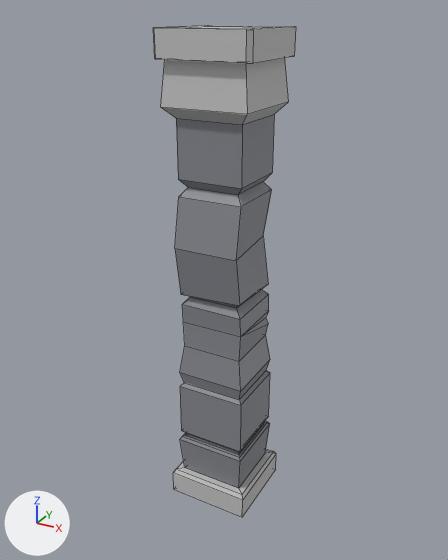
One commit to the FBX model Assets/Models/column.fbx: the scene before it, then after it.
The view is the same before and after, from a 50 mm camera at (1.58, -2.89, 2.9) aimed at (-0.02, 0.02, 1.45). Lighting does not change. The marker at lower left points along +X, +Y and +Z. Mesh edges are drawn as thin lines. Where no turn or scale is listed for an object, it has been applied to the vertices.

Objects in the first picture: 'column'.
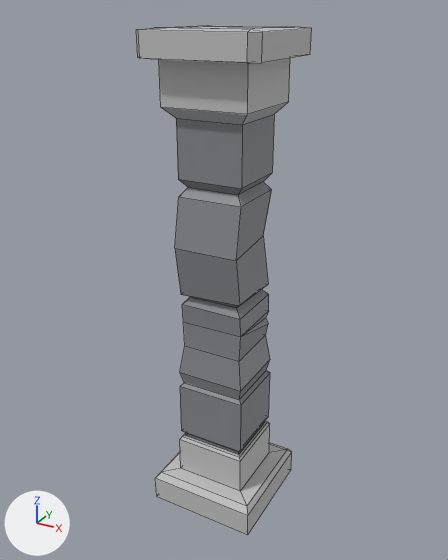
The edits, one by one:
me_mesh is used by ob_column; location (0.0, 0.0, 0.0).
me_mesh had 142 vertices, 138 faces and spanned x -0.27..0.27, y -0.26..0.26, z 0.0..2.81.
me_mesh now has 142 vertices, 138 faces and spans x -0.33..0.33, y -0.33..0.33, z -0.03..2.81.
me_mesh part 1: 20 of 142 vertices moved; they spanned x -0.27..0.27, y -0.26..0.26, z 2.67..2.81 and now span x -0.33..0.33, y -0.33..0.33, z 2.67..2.8; mean shift (0.0, 0.0, 0.0); largest move (0.24, -0.26, 2.67) -> (0.29, -0.33, 2.68).
Part 2, on me_mesh:
Vertex 16 of me_mesh moves from (-0.2, 0.19, 0.16) to (-0.22, 0.21, 0.16).
Vertex 18 of me_mesh moves from (0.2, 0.19, 0.16) at pixel (265, 452) to (0.22, 0.21, 0.16) at pixel (269, 452).
Vertex 22 of me_mesh moves from (0.2, -0.19, 0.16) at pixel (238, 488) to (0.22, -0.21, 0.16) at pixel (240, 491).
Vertex 23 of me_mesh moves from (-0.2, -0.19, 0.16) at pixel (184, 467) to (-0.22, -0.21, 0.16) at pixel (180, 468).
Vertex 24 of me_mesh moves from (-0.25, 0.25, 0.0) to (-0.33, 0.33, -0.03).
Vertex 25 of me_mesh moves from (0.25, 0.25, 0.0) at pixel (275, 469) to (0.33, 0.33, -0.03) at pixel (291, 469).
Vertex 26 of me_mesh moves from (-0.25, -0.25, 0.0) at pixel (173, 489) to (-0.33, -0.33, -0.03) at pixel (156, 496).
Vertex 27 of me_mesh moves from (0.25, -0.25, 0.0) at pixel (242, 517) to (0.33, -0.33, -0.03) at pixel (247, 534).
Vertex 28 of me_mesh moves from (-0.24, 0.23, 0.16) to (-0.31, 0.3, 0.16).
Vertex 29 of me_mesh moves from (-0.25, 0.25, 0.14) to (-0.33, 0.33, 0.12).
Vertex 30 of me_mesh moves from (0.25, 0.25, 0.14) at pixel (276, 453) to (0.33, 0.33, 0.12) at pixel (291, 451).
Vertex 31 of me_mesh moves from (0.24, 0.23, 0.16) at pixel (273, 451) to (0.31, 0.3, 0.16) at pixel (287, 448).
Vertex 32 of me_mesh moves from (0.24, -0.23, 0.16) at pixel (241, 494) to (0.31, -0.3, 0.16) at pixel (246, 506).
Vertex 33 of me_mesh moves from (0.25, -0.25, 0.14) at pixel (242, 500) to (0.33, -0.33, 0.12) at pixel (247, 515).
Vertex 34 of me_mesh moves from (-0.25, -0.25, 0.14) at pixel (173, 472) to (-0.33, -0.33, 0.12) at pixel (155, 478).
Vertex 35 of me_mesh moves from (-0.24, -0.23, 0.16) at pixel (175, 469) to (-0.31, -0.3, 0.16) at pixel (160, 472).
me_mesh part 3: all 12 faces centred in x -0.21..0.21, y -0.2..0.2, z 0.28..0.41 switch from mat_darkgrey (grey #878990) to mat_lightgrey (light grey #c4c4c4).

Boxes [x1, y1, x2, y2] around the edits, measured in the pictures (448 x 560 px; the box of a moved part takes in the faces that stretch with it):
'column', reshaped (22% wider): before [153, 26, 296, 517]; after [137, 26, 312, 534]
part 1 of me_mesh, moved or reshaped: before [153, 26, 296, 114]; after [137, 26, 312, 114]
part 2 of me_mesh, moved or reshaped: before [173, 424, 276, 517]; after [155, 424, 292, 534]
part 3 of me_mesh, recoloured: [181, 421, 270, 461] in both
